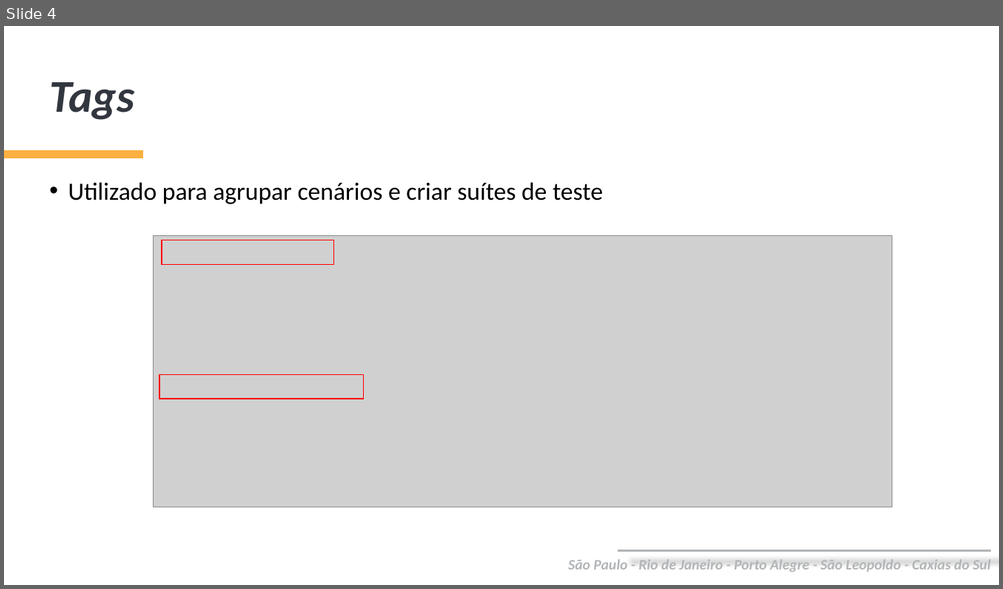
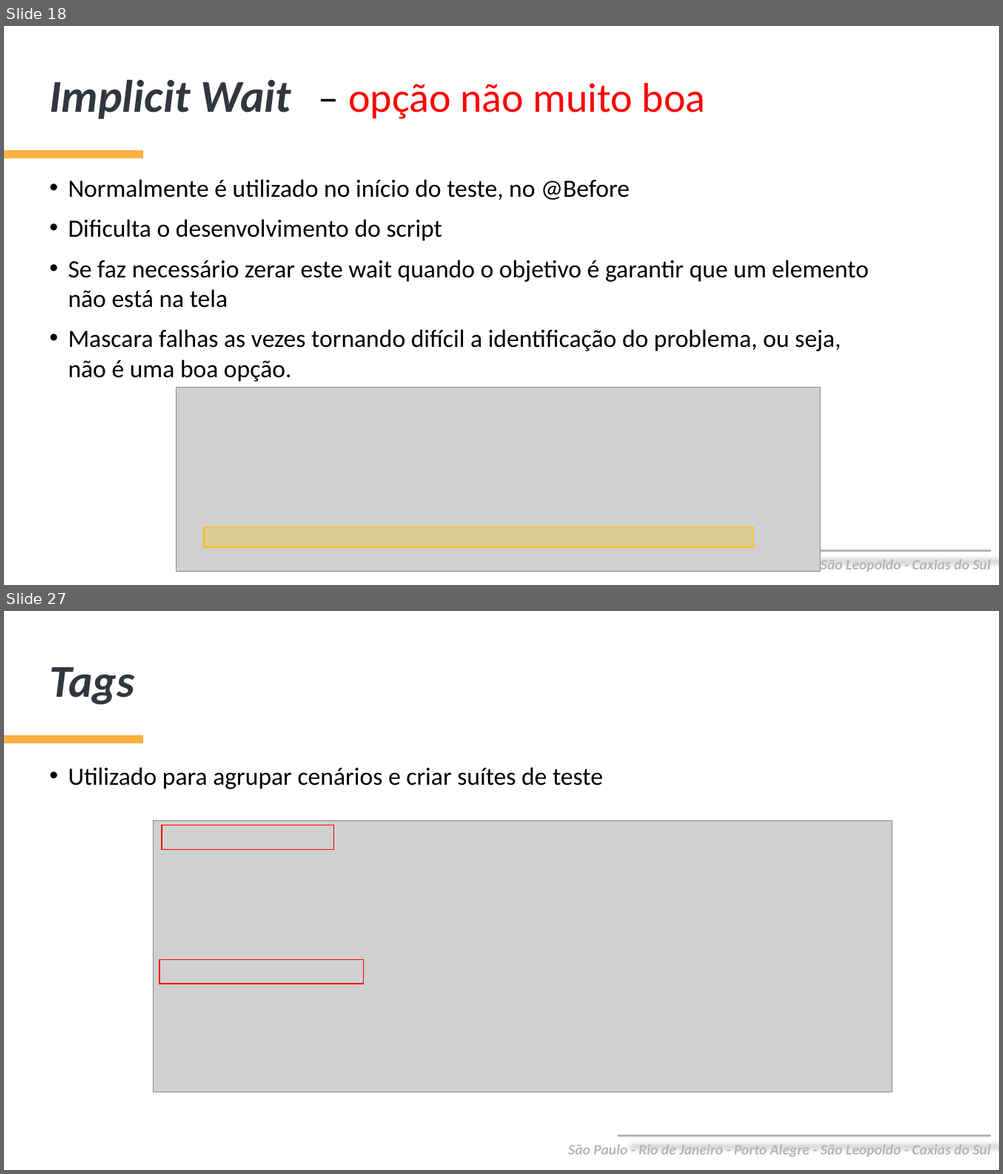
Before and after one commit to marcoslimaqa/cwi-automation-training, a slide deck: arquivos-treinamento/Treinamento Automação CWI - Aula 2.pptx. Shown one above the other, each under a label of ours: slide 4 before the commit, slides 18 and 27 after it; the slides between them are not shown. The pictures are 1003x589 and 1003x1174 pixels, drawn with LibreOffice and Linux fonts; fonts in the diff are those of the drawing; grey boxes stand for pictures; background and template pictures are left out. Boxes give left, top, right and bottom in pixels: in the first picture for what was removed or moved away, otherwise in the second. Text is boxed around its words. In the diff, an @@ line names an element or a change of style, - is before the commit and + after.

```diff
--- a/arquivos-treinamento/Treinamento Automação CWI - Aula 2.pptx
+++ b/arquivos-treinamento/Treinamento Automação CWI - Aula 2.pptx
@@ slide 18 added at box(4, 26, 999, 585), background #FFFFFF; not listed: 3 template elements that a slide beside it also shows @@
@@ title added at box(49, 79, 291, 119), 44 pt, text #32363F, bold, italic @@
+Implicit Wait
@@ text added at box(348, 83, 706, 119), 40 pt, text #FF0000 @@
+– opção não muito boa
@@ text added at box(68, 179, 868, 382), 24 pt, text #000000 @@
+• Normalmente é utilizado no início do teste, no @Before
+• Dificulta o desenvolvimento do script
+• Se faz necessário zerar este wait quando o objetivo é garantir que um elemento não está na tela
+• Mascara falhas as vezes tornando difícil a identificação do problema, ou seja, não é uma boa opção.
@@ picture added at box(176, 388, 820, 572) @@
@@ rectangle added at box(204, 528, 754, 548), fill #FFC000 at 30% opacity, outline #FFC000 1 pt @@
@@ what was slide 4 is now slide 27 @@
```
Also in this commit, not shown: 7 slides changed, 28 other slides added, 4 slides removed.
